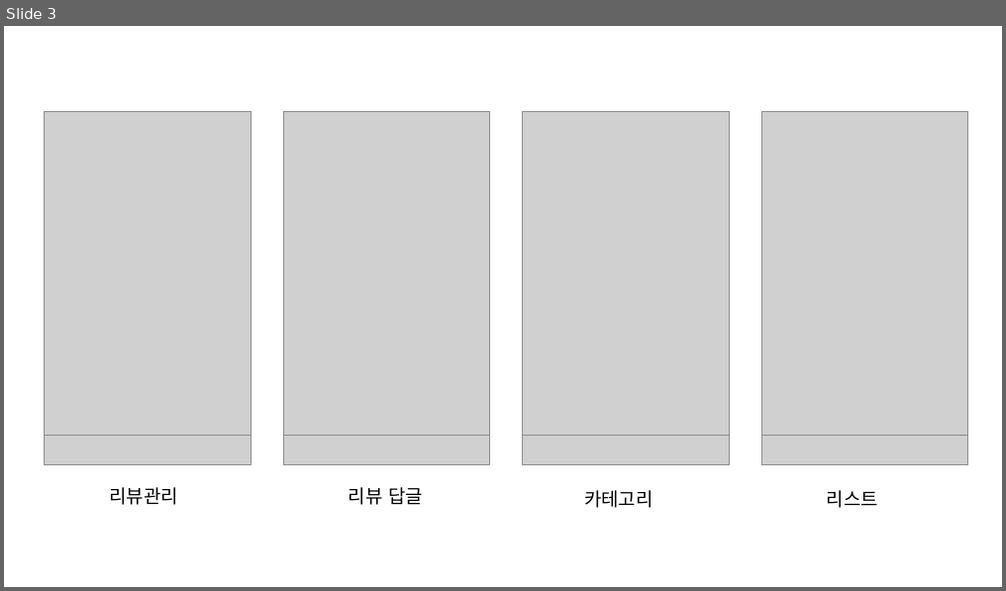
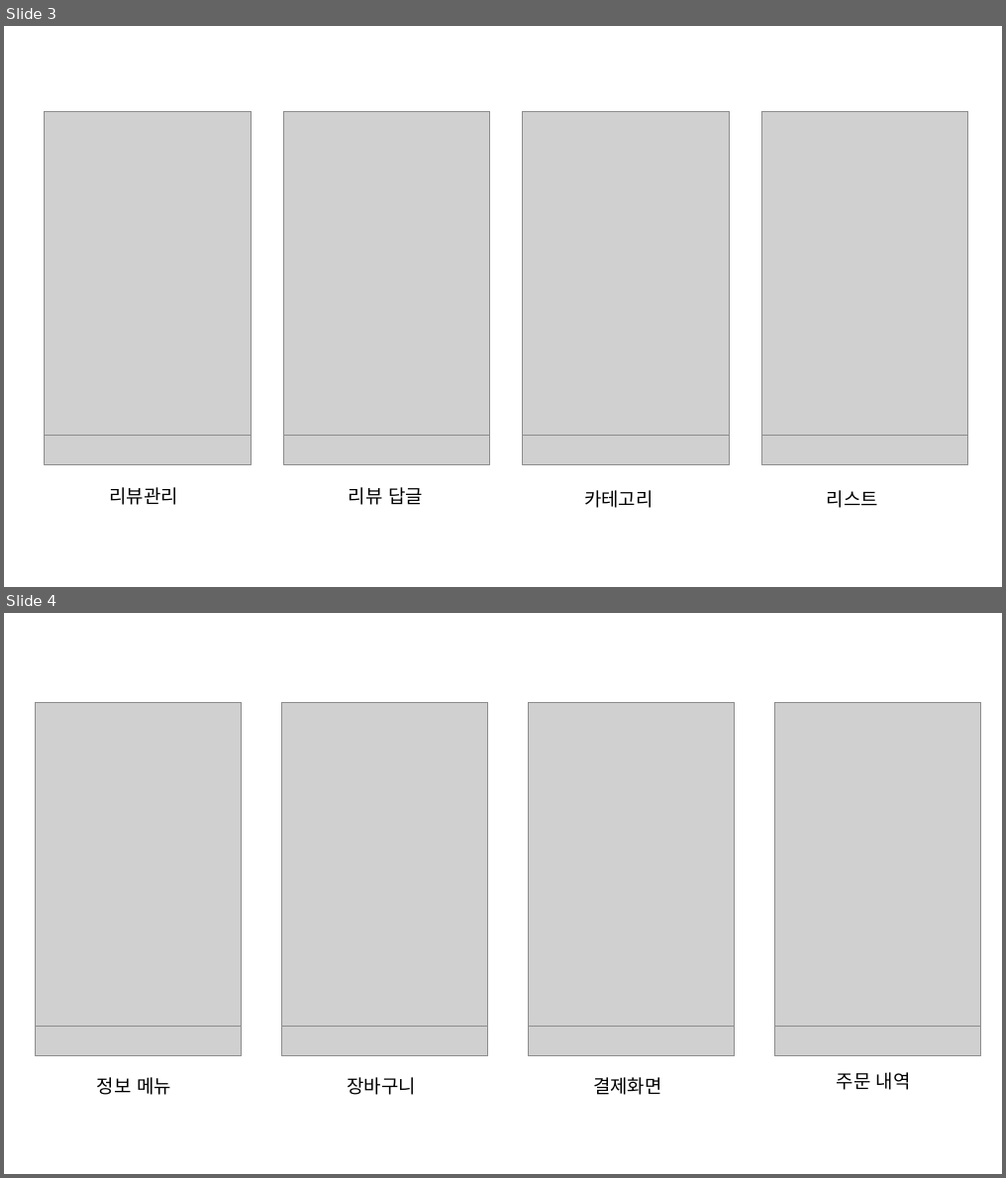
Before and after one commit to duckgus/repository, a slide deck: 요구명세서 그림.pptx. Shown one above the other, each under a label of ours: slide 3 before the commit, slides 3 and 4 after it. The pictures are 1006x591 and 1006x1178 pixels, drawn with LibreOffice and Linux fonts; fonts in the diff are those of the drawing; grey boxes stand for pictures. Boxes give left, top, right and bottom in pixels: in the first picture for what was removed or moved away, otherwise in the second. Text is boxed around its words. In the diff, an @@ line names an element or a change of style, - is before the commit and + after.

```diff
--- a/요구명세서 그림.pptx
+++ b/요구명세서 그림.pptx
@@ slide 4 added at [4, 613, 1002, 1174], background #FFFFFF @@
@@ picture added at [36, 703, 242, 1057] @@
@@ picture added at [36, 703, 242, 1027] @@
@@ picture added at [282, 703, 488, 1057] @@
@@ picture added at [282, 703, 488, 1027] @@
@@ picture added at [528, 703, 735, 1057] @@
@@ picture added at [528, 703, 735, 1027] @@
@@ picture added at [775, 703, 982, 1057] @@
@@ picture added at [775, 703, 982, 1027] @@
@@ text added at [97, 1077, 171, 1095], 18 pt, text #000000 @@
+정보 메뉴
@@ text added at [347, 1077, 416, 1095], 18 pt, text #000000 @@
+장바구니
@@ text added at [593, 1077, 662, 1095], 18 pt, text #000000 @@
+결제화면
@@ text added at [837, 1072, 911, 1090], 18 pt, text #000000 @@
+주문 내역
```
Also in this commit, not shown: 1 other slide added, 1 slide removed, 1 other file.
